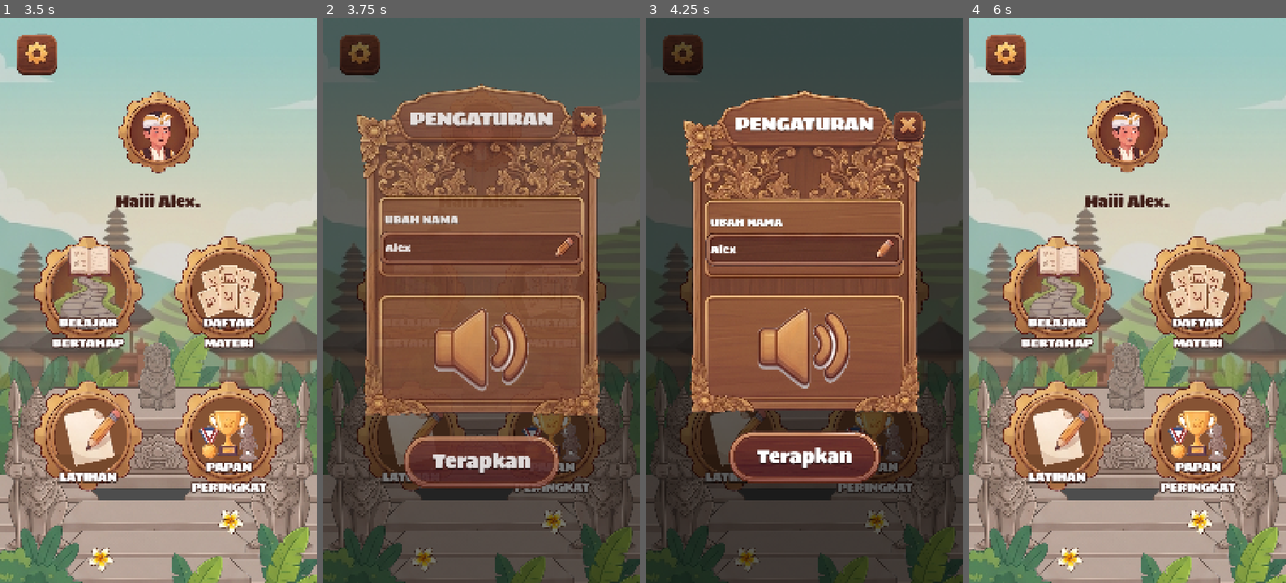
Above: before the commit, frames 1-4 (left to right).
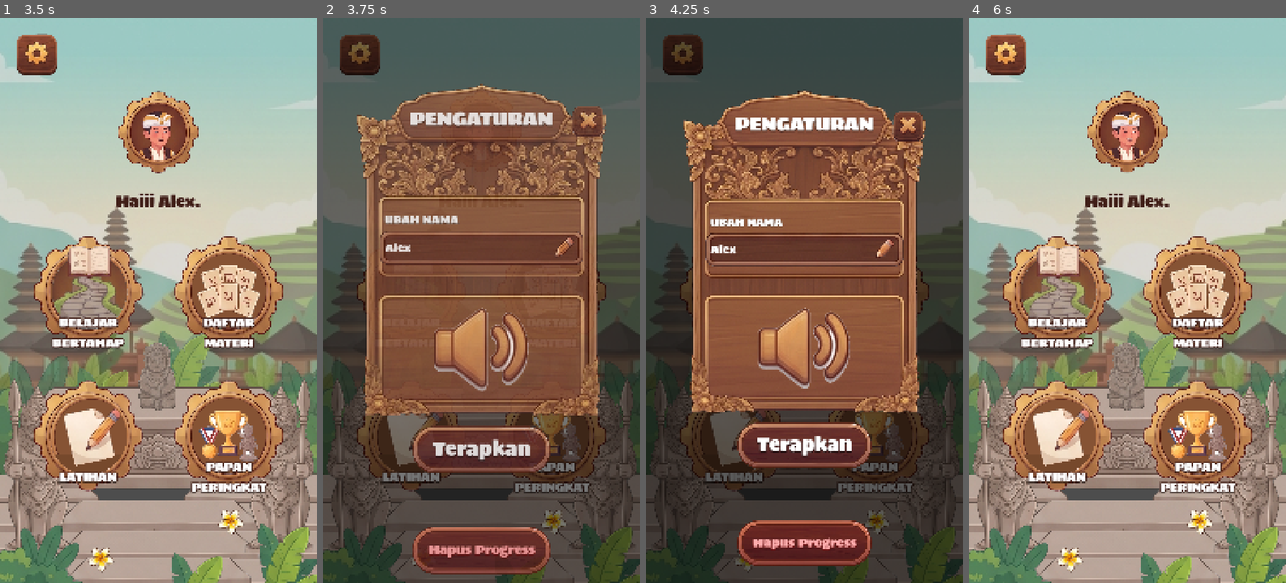
Above: after the commit, the same moments.

Repository: armasaputra/appsara-bali-web
Game: Godot game, scene res://scenes/StartScreen.tscn
Same seed, same stepped clock (60 frames per second), same inputs: the game is played once before the commit and once after it.
Inputs (mouse positions are in pixels of both pictures, inside the frame that each line leads up to):
- Up to frame 1 (3.5 s): click "Mulai" at 0.5 s; click (142, 317) at 1.27 s; type "Alex" at 1.35 s; click "Simpan" at 2 s; click "Lanjut" at 2.75 s
- Up to frame 2 (3.75 s): click (361, 57) at 3.5 s
- Up to frame 3 (4.25 s): no input
- Up to frame 4 (6 s): click "BELAJAR BERTAHAP" at 4.25 s; click "DAFTAR MATERI" at 5 s; click "LATIHAN" at 5.75 s

Frame 1 is identical in both runs. In frame 2, 6.8% of the frame differs, in the area x 25-75%, y 72-99%; in frame 3, 6.8%, in the area x 26-74%, y 71-97%; in frame 4, nothing differs.

Commit message:
feat: add web export files and initial game scene implementation for Godot web platform

Diff:
--- a/project.godot
+++ b/project.godot
@@ -29,7 +29,7 @@
 window/size/viewport_width=1080
 window/size/viewport_height=1920
 window/stretch/mode="canvas_items"
-window/stretch/aspect="expand"
+window/stretch/aspect="keep"
 window/handheld/orientation=1
 
 [dotnet]
--- a/scenes/MainMenu.tscn
+++ b/scenes/MainMenu.tscn
@@ -57,7 +57,15 @@
 shadow_color = Color(0, 0, 0, 0.45)
 shadow_offset = Vector2(0, 4)
 
-[node name="MainMenu" type="Control"]
+[sub_resource type="LabelSettings" id="LabelSettings_hapus"]
+font = ExtResource("11_font")
+font_size = 42
+font_color = Color(1, 0.85, 0.85, 1)
+shadow_size = 5
+shadow_color = Color(0.4, 0, 0, 0.6)
+shadow_offset = Vector2(0, 3)
+
+[node name="MainMenu" type="Control" unique_id=1451351311]
 layout_mode = 3
 anchors_preset = 15
 anchor_right = 1.0
@@ -66,7 +74,7 @@
 grow_vertical = 2
 script = ExtResource("1_script")
 
-[node name="Background" type="TextureRect" parent="."]
+[node name="Background" type="TextureRect" parent="." unique_id=2008448268]
 layout_mode = 1
 anchors_preset = 15
 anchor_right = 1.0
@@ -77,7 +85,7 @@
 expand_mode = 1
 stretch_mode = 6
 
-[node name="AssetSitable" type="TextureRect" parent="."]
+[node name="AssetSitable" type="TextureRect" parent="." unique_id=154257540]
 layout_mode = 1
 anchors_preset = 12
 anchor_top = 1.0
@@ -90,7 +98,7 @@
 expand_mode = 1
 stretch_mode = 5
 
-[node name="PatungKecil" type="TextureRect" parent="."]
+[node name="PatungKecil" type="TextureRect" parent="." unique_id=2088628150]
 layout_mode = 0
 offset_left = 465.0
 offset_top = 1101.0
@@ -101,7 +109,7 @@
 expand_mode = 1
 stretch_mode = 5
 
-[node name="BtnSettings" type="TextureButton" parent="."]
+[node name="BtnSettings" type="TextureButton" parent="." unique_id=926074236]
 layout_mode = 0
 offset_left = 40.0
 offset_top = 40.0
@@ -112,7 +120,7 @@
 ignore_texture_size = true
 stretch_mode = 5
 
-[node name="AvatarContainer" type="Control" parent="."]
+[node name="AvatarContainer" type="Control" parent="." unique_id=1531416700]
 layout_mode = 1
 anchors_preset = 5
 anchor_left = 0.5
@@ -124,7 +132,7 @@
 grow_horizontal = 2
 pivot_offset = Vector2(170, 170)
 
-[node name="Avatar" type="TextureRect" parent="AvatarContainer"]
+[node name="Avatar" type="TextureRect" parent="AvatarContainer" unique_id=276271901]
 layout_mode = 1
 anchors_preset = 15
 anchor_right = 1.0
@@ -135,7 +143,7 @@
 expand_mode = 1
 stretch_mode = 5
 
-[node name="LabelGreeting" type="Label" parent="."]
+[node name="LabelGreeting" type="Label" parent="." unique_id=328643448]
 layout_mode = 1
 anchors_preset = 5
 anchor_left = 0.5
@@ -150,7 +158,7 @@
 horizontal_alignment = 1
 vertical_alignment = 1
 
-[node name="GridMenu" type="Control" parent="."]
+[node name="GridMenu" type="Control" parent="." unique_id=1469749531]
 layout_mode = 1
 anchors_preset = 8
 anchor_left = 0.5
@@ -164,7 +172,7 @@
 grow_horizontal = 2
 grow_vertical = 2
 
-[node name="BtnBelajar" type="TextureButton" parent="GridMenu"]
+[node name="BtnBelajar" type="TextureButton" parent="GridMenu" unique_id=1976303279]
 layout_mode = 0
 offset_left = 30.0
 offset_top = 40.0
@@ -175,7 +183,7 @@
 ignore_texture_size = true
 stretch_mode = 5
 
-[node name="Label" type="Label" parent="GridMenu/BtnBelajar"]
+[node name="Label" type="Label" parent="GridMenu/BtnBelajar" unique_id=995502553]
 layout_mode = 1
 anchors_preset = 12
 anchor_top = 1.0
@@ -190,7 +198,7 @@
 horizontal_alignment = 1
 vertical_alignment = 1
 
-[node name="BtnMateri" type="TextureButton" parent="GridMenu"]
+[node name="BtnMateri" type="TextureButton" parent="GridMenu" unique_id=287428883]
 layout_mode = 0
 offset_left = 510.0
 offset_top = 40.0
@@ -201,7 +209,7 @@
 ignore_texture_size = true
 stretch_mode = 5
 
-[node name="Label" type="Label" parent="GridMenu/BtnMateri"]
+[node name="Label" type="Label" parent="GridMenu/BtnMateri" unique_id=1333556700]
 layout_mode = 1
 anchors_preset = 12
 anchor_top = 1.0
@@ -216,7 +224,7 @@
 horizontal_alignment = 1
 vertical_alignment = 1
 
-[node name="BtnLatihan" type="TextureButton" parent="GridMenu"]
+[node name="BtnLatihan" type="TextureButton" parent="GridMenu" unique_id=187001372]
 layout_mode = 0
 offset_left = 30.0
 offset_top = 530.0
@@ -227,7 +235,7 @@
 ignore_texture_size = true
 stretch_mode = 5
 
-[node name="Label" type="Label" parent="GridMenu/BtnLatihan"]
+[node name="Label" type="Label" parent="GridMenu/BtnLatihan" unique_id=1255553306]
 layout_mode = 1
 anchors_preset = 12
 anchor_top = 1.0
@@ -241,7 +249,7 @@
 horizontal_alignment = 1
 vertical_alignment = 1
 
-[node name="BtnPeringkat" type="TextureButton" parent="GridMenu"]
+[node name="BtnPeringkat" type="TextureButton" parent="GridMenu" unique_id=804719532]
 layout_mode = 0
 offset_left = 510.0
 offset_top = 530.0
@@ -252,7 +260,7 @@
 ignore_texture_size = true
 stretch_mode = 5
 
-[node name="Label" type="Label" parent="GridMenu/BtnPeringkat"]
+[node name="Label" type="Label" parent="GridMenu/BtnPeringkat" unique_id=915422346]
 layout_mode = 1
 anchors_preset = 12
 anchor_top = 1.0
@@ -267,16 +275,15 @@
 horizontal_alignment = 1
 vertical_alignment = 1
 
-[node name="SettingPopupLayer" type="Control" parent="."]
-visible = false
-layout_mode = 1
-anchors_preset = 15
-anchor_right = 1.0
-anchor_bottom = 1.0
-grow_horizontal = 2
-grow_vertical = 2
-
-[node name="Dimmer" type="ColorRect" parent="SettingPopupLayer"]
+[node name="SettingPopupLayer" type="Control" parent="." unique_id=1324861482]
+layout_mode = 1
+anchors_preset = 15
+anchor_right = 1.0
+anchor_bottom = 1.0
+grow_horizontal = 2
+grow_vertical = 2
+
+[node name="Dimmer" type="ColorRect" parent="SettingPopupLayer" unique_id=1357143207]
 layout_mode = 1
 anchors_preset = 15
 anchor_right = 1.0
@@ -285,7 +292,7 @@
 grow_vertical = 2
 color = Color(0, 0, 0, 0.65)
 
-[node name="PopupContainer" type="Control" parent="SettingPopupLayer"]
+[node name="PopupContainer" type="Control" parent="SettingPopupLayer" unique_id=1015491845]
 layout_mode = 1
 anchors_preset = 8
 anchor_left = 0.5
@@ -300,7 +307,7 @@
 grow_vertical = 2
 pivot_offset = Vector2(440, 730)
 
-[node name="PopupFrame" type="TextureRect" parent="SettingPopupLayer/PopupContainer"]
+[node name="PopupFrame" type="TextureRect" parent="SettingPopupLayer/PopupContainer" unique_id=53735716]
 layout_mode = 0
 offset_right = 880.0
 offset_bottom = 1125.0
@@ -308,7 +315,7 @@
 expand_mode = 1
 stretch_mode = 5
 
-[node name="TitleLabel" type="Label" parent="SettingPopupLayer/PopupContainer/PopupFrame"]
+[node name="TitleLabel" type="Label" parent="SettingPopupLayer/PopupContainer/PopupFrame" unique_id=1066185607]
 layout_mode = 1
 anchors_preset = 5
 anchor_left = 0.5
@@ -323,7 +330,7 @@
 horizontal_alignment = 1
 vertical_alignment = 1
 
-[node name="BtnClose" type="TextureButton" parent="SettingPopupLayer/PopupContainer/PopupFrame"]
+[node name="BtnClose" type="TextureButton" parent="SettingPopupLayer/PopupContainer/PopupFrame" unique_id=215985028]
 layout_mode = 0
 offset_left = 730.0
 offset_top = 75.0
@@ -334,7 +341,7 @@
 ignore_texture_size = true
 stretch_mode = 5
 
-[node name="LabelUbahNama" type="Label" parent="SettingPopupLayer/PopupContainer/PopupFrame"]
+[node name="LabelUbahNama" type="Label" parent="SettingPopupLayer/PopupContainer/PopupFrame" unique_id=1820615471]
 layout_mode = 0
 offset_left = 119.0
 offset_top = 433.0
@@ -344,7 +351,7 @@
 label_settings = SubResource("LabelSettings_ubah_nama")
 vertical_alignment = 1
 
-[node name="InputFieldBg" type="TextureRect" parent="SettingPopupLayer/PopupContainer/PopupFrame"]
+[node name="InputFieldBg" type="TextureRect" parent="SettingPopupLayer/PopupContainer/PopupFrame" unique_id=222804060]
 layout_mode = 0
 offset_left = 85.0
 offset_top = 496.0
@@ -354,7 +361,7 @@
 expand_mode = 1
 stretch_mode = 5
 
-[node name="LineEditName" type="LineEdit" parent="SettingPopupLayer/PopupContainer/PopupFrame/InputFieldBg"]
+[node name="LineEditName" type="LineEdit" parent="SettingPopupLayer/PopupContainer/PopupFrame/InputFieldBg" unique_id=1138796854]
 layout_mode = 1
 anchors_preset = 15
 anchor_right = 1.0
@@ -376,7 +383,7 @@
 max_length = 18
 caret_blink = true
 
-[node name="BtnSound" type="TextureButton" parent="SettingPopupLayer/PopupContainer/PopupFrame"]
+[node name="BtnSound" type="TextureButton" parent="SettingPopupLayer/PopupContainer/PopupFrame" unique_id=1723241956]
 layout_mode = 0
 offset_left = 230.0
 offset_top = 716.0
@@ -387,7 +394,7 @@
 ignore_texture_size = true
 stretch_mode = 5
 
-[node name="BtnTerapkan" type="TextureButton" parent="SettingPopupLayer/PopupContainer"]
+[node name="BtnTerapkan" type="TextureButton" parent="SettingPopupLayer/PopupContainer" unique_id=736969441]
 layout_mode = 1
 anchors_preset = 7
 anchor_left = 0.5
@@ -395,17 +402,17 @@
 anchor_right = 0.5
 anchor_bottom = 1.0
 offset_left = -280.0
-offset_top = -290.0
+offset_top = -320.0
 offset_right = 280.0
-offset_bottom = -104.0
-grow_horizontal = 2
-grow_vertical = 0
-pivot_offset = Vector2(280, 93)
+offset_bottom = -155.0
+grow_horizontal = 2
+grow_vertical = 0
+pivot_offset = Vector2(280, 82)
 texture_normal = ExtResource("16_btn_wood")
 ignore_texture_size = true
 stretch_mode = 5
 
-[node name="LabelTerapkan" type="Label" parent="SettingPopupLayer/PopupContainer/BtnTerapkan"]
+[node name="LabelTerapkan" type="Label" parent="SettingPopupLayer/PopupContainer/BtnTerapkan" unique_id=2046685569]
 layout_mode = 1
 anchors_preset = 15
 anchor_right = 1.0
@@ -417,3 +424,38 @@
 label_settings = SubResource("LabelSettings_terapkan")
 horizontal_alignment = 1
 vertical_alignment = 1
+
+[node name="BtnHapusProgress" type="TextureButton" parent="SettingPopupLayer/PopupContainer" unique_id=978583938]
+modulate = Color(1, 0.8, 0.8, 1)
+layout_mode = 1
+anchors_preset = -1
+anchor_left = 0.5
+anchor_top = 1.0600001
+anchor_right = 0.5
+anchor_bottom = 1.0600001
+offset_left = -248.0
+offset_top = -84.6001
+offset_right = 248.0
+offset_bottom = 98.3999
+grow_horizontal = 2
+grow_vertical = 0
+pivot_offset = Vector2(240, 62)
+texture_normal = ExtResource("16_btn_wood")
+ignore_texture_size = true
+stretch_mode = 5
+
+[node name="LabelHapus" type="Label" parent="SettingPopupLayer/PopupContainer/BtnHapusProgress" unique_id=523244686]
+layout_mode = 1
+anchors_preset = 15
+anchor_right = 1.0
+anchor_bottom = 1.0
+offset_left = 63.5
+offset_top = 23.0
+offset_right = -63.5
+offset_bottom = -27.0
+grow_horizontal = 2
+grow_vertical = 2
+text = "Hapus Progress"
+label_settings = SubResource("LabelSettings_hapus")
+horizontal_alignment = 1
+vertical_alignment = 1
--- a/scenes/StartScreen.tscn
+++ b/scenes/StartScreen.tscn
@@ -26,7 +26,7 @@
 shadow_color = Color(0, 0, 0, 0.45)
 shadow_offset = Vector2(0, 4)
 
-[node name="StartScreen" type="Control"]
+[node name="StartScreen" type="Control" unique_id=553308556]
 layout_mode = 3
 anchors_preset = 15
 anchor_right = 1.0
@@ -35,7 +35,7 @@
 grow_vertical = 2
 script = ExtResource("1_script")
 
-[node name="Background" type="TextureRect" parent="."]
+[node name="Background" type="TextureRect" parent="." unique_id=429313125]
 layout_mode = 1
 anchors_preset = 15
 anchor_right = 1.0
@@ -46,7 +46,7 @@
 expand_mode = 1
 stretch_mode = 6
 
-[node name="Gapura" type="TextureRect" parent="."]
+[node name="Gapura" type="TextureRect" parent="." unique_id=1102476839]
 layout_mode = 1
 anchors_preset = 8
 anchor_left = 0.5
@@ -63,7 +63,7 @@
 expand_mode = 1
 stretch_mode = 5
 
-[node name="AssetSitable" type="TextureRect" parent="."]
+[node name="AssetSitable" type="TextureRect" parent="." unique_id=1453941638]
 layout_mode = 1
 anchors_preset = 12
 anchor_top = 1.0
@@ -76,7 +76,7 @@
 expand_mode = 1
 stretch_mode = 5
 
-[node name="Character" type="TextureRect" parent="."]
+[node name="Character" type="TextureRect" parent="." unique_id=115776531]
 layout_mode = 1
 anchors_preset = 8
 anchor_left = 0.5
@@ -93,7 +93,7 @@
 expand_mode = 1
 stretch_mode = 5
 
-[node name="AksaraTitle" type="TextureRect" parent="."]
+[node name="AksaraTitle" type="TextureRect" parent="." unique_id=420016221]
 layout_mode = 1
 anchors_preset = 5
 anchor_left = 0.5
@@ -107,7 +107,7 @@
 expand_mode = 1
 stretch_mode = 5
 
-[node name="TulisanAksaraBali" type="TextureRect" parent="."]
+[node name="TulisanAksaraBali" type="TextureRect" parent="." unique_id=327034559]
 layout_mode = 1
 anchors_preset = 5
 anchor_left = 0.5
@@ -121,7 +121,7 @@
 expand_mode = 1
 stretch_mode = 5
 
-[node name="NameInputPanel" type="TextureRect" parent="."]
+[node name="NameInputPanel" type="TextureRect" parent="." unique_id=130259453]
 visible = false
 layout_mode = 1
 anchors_preset = 8
@@ -140,7 +140,7 @@
 expand_mode = 1
 stretch_mode = 5
 
-[node name="LineEditName" type="LineEdit" parent="NameInputPanel"]
+[node name="LineEditName" type="LineEdit" parent="NameInputPanel" unique_id=136766489]
 layout_mode = 1
 anchors_preset = 15
 anchor_right = 1.0
@@ -163,7 +163,7 @@
 max_length = 20
 caret_blink = true
 
-[node name="WoodPopUpPanel" type="TextureRect" parent="."]
+[node name="WoodPopUpPanel" type="TextureRect" parent="." unique_id=45749501]
 visible = false
 layout_mode = 1
 anchors_preset = 8
@@ -182,7 +182,7 @@
 expand_mode = 1
 stretch_mode = 5
 
-[node name="LabelPopup" type="Label" parent="WoodPopUpPanel"]
+[node name="LabelPopup" type="Label" parent="WoodPopUpPanel" unique_id=1859710966]
 layout_mode = 1
 anchors_preset = 15
 anchor_right = 1.0
@@ -199,7 +199,7 @@
 vertical_alignment = 1
 autowrap_mode = 2
 
-[node name="ActionButton" type="TextureButton" parent="."]
+[node name="ActionButton" type="TextureButton" parent="." unique_id=910391863]
 layout_mode = 1
 anchors_preset = 7
 anchor_left = 0.5
@@ -217,7 +217,7 @@
 ignore_texture_size = true
 stretch_mode = 5
 
-[node name="LabelAction" type="Label" parent="ActionButton"]
+[node name="LabelAction" type="Label" parent="ActionButton" unique_id=227939746]
 layout_mode = 1
 anchors_preset = 15
 anchor_right = 1.0
--- a/scripts/MainMenu.gd
+++ b/scripts/MainMenu.gd
@@ -17,6 +17,7 @@
 @onready var line_edit_name: LineEdit = $SettingPopupLayer/PopupContainer/PopupFrame/InputFieldBg/LineEditName
 @onready var btn_sound: TextureButton = $SettingPopupLayer/PopupContainer/PopupFrame/BtnSound
 @onready var btn_terapkan: TextureButton = $SettingPopupLayer/PopupContainer/BtnTerapkan
+@onready var btn_hapus_progress: TextureButton = $SettingPopupLayer/PopupContainer/BtnHapusProgress
 
 # Textures
 const TEX_SOUND_ON = preload("res://assets/SoundOn.png")
@@ -45,6 +46,7 @@
 	_setup_button(btn_close, _on_close_pressed)
 	_setup_button(btn_sound, _on_sound_pressed)
 	_setup_button(btn_terapkan, _on_terapkan_pressed)
+	_setup_button(btn_hapus_progress, _on_hapus_progress_pressed)
 
 	# LineEdit enter key submits/applies
 	line_edit_name.text_submitted.connect(func(_text): _on_terapkan_pressed())
@@ -137,6 +139,13 @@
 	_update_greeting()
 	_close_popup()
 
+func _on_hapus_progress_pressed() -> void:
+	var pd = get_node_or_null("/root/PlayerData")
+	if pd and pd.has_method("reset_all_progress"):
+		pd.reset_all_progress()
+	_close_popup()
+	get_tree().change_scene_to_file("res://scenes/StartScreen.tscn")
+
 func _close_popup() -> void:
 	_is_popup_open = false
 	var tween = create_tween().set_parallel(true)
--- a/scripts/PlayerData.gd
+++ b/scripts/PlayerData.gd
@@ -4,6 +4,7 @@
 const GOOGLE_SHEETS_API_URL = "https://script.google.com/macros/s/AKfycbzRUlJcvnjKqHNKmLmIwXj03vQGfacKX4ZwIrItm81CzVZMVVek01Q3BNBzvOBphWQhOg/exec"
 
 var player_name: String = ""
+var is_profile_registered: bool = false
 var is_sound_muted: bool = false
 
 var current_materi_index: int = 1
@@ -54,6 +55,7 @@
 	else:
 		if player_name.is_empty():
 			player_name = _generate_default_player_name()
+	is_profile_registered = true
 	save_progress()
 	sync_score_to_sheets(old_name)
 
@@ -115,6 +117,26 @@
 	var headers = ["Accept: application/json"]
 	_http_sync_node.request(url, headers, HTTPClient.METHOD_GET)
 
+func reset_all_progress() -> void:
+	# 1. Delete player from Google Sheets
+	if _http_sync_node and not GOOGLE_SHEETS_API_URL.is_empty() and not player_name.is_empty():
+		var delete_url = GOOGLE_SHEETS_API_URL
+		var sep = "&" if "?" in delete_url else "?"
+		delete_url += "%saction=delete&name=%s" % [sep, player_name.uri_encode()]
+		var headers = ["Accept: application/json"]
+		_http_sync_node.request(delete_url, headers, HTTPClient.METHOD_GET)
+
+	# 2. Reset in-memory state
+	total_stars = 0
+	current_stage_level = 1
+	max_unlocked_stage = 1
+	cleared_stages.clear()
+	is_profile_registered = false
+	player_name = _generate_default_player_name()
+
+	# 3. Save clean state to disk/browser
+	save_progress()
+
 func _on_sync_completed(_result: int, _response_code: int, _headers: PackedStringArray, _body: PackedByteArray) -> void:
 	pass # Background sync finished silently
 
@@ -125,6 +147,7 @@
 
 	var data = {
 		"player_name": player_name,
+		"is_profile_registered": is_profile_registered,
 		"is_sound_muted": is_sound_muted,
 		"total_stars": total_stars,
 		"current_stage_level": current_stage_level,
@@ -150,6 +173,7 @@
 		var data = json.get_data()
 		if data is Dictionary:
 			player_name = str(data.get("player_name", "")).strip_edges()
+			is_profile_registered = bool(data.get("is_profile_registered", false))
 			is_sound_muted = data.get("is_sound_muted", false)
 			total_stars = int(data.get("total_stars", 0))
 			current_stage_level = int(data.get("current_stage_level", 1))
--- a/scripts/StartScreen.gd
+++ b/scripts/StartScreen.gd
@@ -45,7 +45,11 @@
 func _on_action_button_pressed() -> void:
 	match current_state:
 		State.MULAI:
-			_show_name_input()
+			var pd = get_node_or_null("/root/PlayerData")
+			if pd and pd.is_profile_registered:
+				_go_to_main_menu()
+			else:
+				_show_name_input()
 		State.INPUT_NAME:
 			_save_name()
 		State.NAME_SAVED:
Not shown, changed: export_presets.cfg
Not shown: 1 places in scenes/MainMenu.tscn that only renumber resources
Not shown: 1 places in scenes/StartScreen.tscn that only renumber resources
Binary file added: web/index.apple-touch-icon.png
Not shown, added: web/index.apple-touch-icon.png.import
Binary file added: web/index.icon.png
Not shown, added: web/index.icon.png.import
Binary file added: web/index.png
Not shown, added: web/index.png.import
Not shown, changed: scripts/google_apps_script.js
Not shown, changed: web/custom_shell.html
Not shown, added: web/index.audio.position.worklet.js
(and 5 more such lines)
